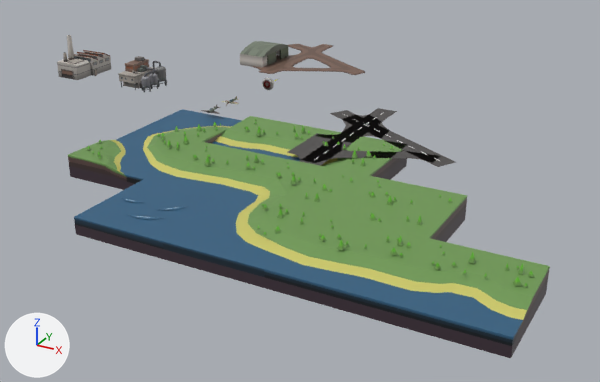
Renders of the glTF model assets/meshes.glb from each side of a commit.
Both versions are drawn from a 50 mm camera at (44.4, -63.7, 25.2) aimed at (9.5, -0.3, -6.5). Every picture has the same lights, and +X, +Y and +Z are marked at lower left. Where no turn or scale is listed for an object, it has been applied to the vertices. Vertices at the same position are counted once.

Names of what the first picture shows: 'Plane', 'Plane.001', 'ct-gwwg-1.001', 'ct-gwwg-1.002', 'fighter-plane-2', 't-gggg-1.001', 't-ggwg-1', 't-ggwg-1.001', 't-gwgw-1', 't-gwwg-1', 't-gwwg-1.001', 't-gwww-1', 't-gwww-2', 't-wwww-1'.
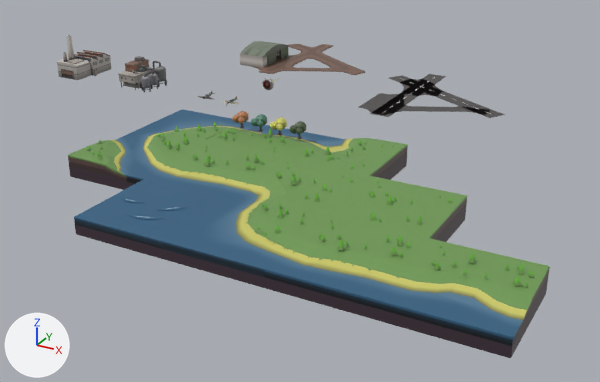
The edits, one by one:
me_t_gwwg_1 is used by ob_t_gwwg_1; location (8.0, -12.0, 0.0).
me_t_gwwg_1 had 173 vertices, 258 faces and spanned x -4.0..4.0, y -4.0..4.0, z -2.0..0.75.
me_t_gwwg_1 now has 215 vertices, 272 faces and spans x -4.14..4.18, y -4.0..4.0, z -2.0..0.75.
me_t_gwwg_1 part 1: 3 vertices moved from x -0.64..0.0, y -2.15..-0.42, z -0.6..0.01 to x -0.64..0.0, y -2.2..-0.44, z -0.6..0.01; 36 vertices added at x -4.14..2.25, y -1.68..-0.88, z -0.41..-0.31.
me_t_gwwg_1 part 2: 24 kept faces spanning x -4.0..4.0, y -2.34..4.0, z -0.6..0.0 get new texture (UV) coordinates.
me_t_gwwg_1_003 is used by ob_ct_gwwg_1_002; location (32.0, -20.0, 0.0).
me_t_gwwg_1_003 had 188 vertices, 288 faces and spanned x -4.0..4.0, y -4.0..4.0, z -2.0..0.75.
me_t_gwwg_1_003 now has 186 vertices, 284 faces and spans x -4.0..4.0, y -4.0..4.0, z -2.0..0.75.
Part 3, on me_t_gwwg_1_003:
3 vertices are removed from x -2.07..2.5, y -2.7..-1.3, z -0.6.
15 faces are deleted.
1 vertex is added at (0.15, -2.16, -0.6).
11 new faces join them.
Mesh me_leaftree_2_001 is new.
It has 290 vertices, 290 faces and spans x -0.84..0.56, y -0.65..0.74, z -0.08..1.42.
It uses material mat_material (picture img_palette).
Mesh me_leaftree_3 is new.
It has 290 vertices, 290 faces and spans x -0.84..0.56, y -0.65..0.74, z -0.08..1.42.
It uses material mat_material (picture img_palette).
Mesh me_leaftree_2 is new.
It has 290 vertices, 290 faces and spans x -0.84..0.56, y -0.65..0.74, z -0.08..1.42.
It uses material mat_material (picture img_palette).
Mesh me_leaftree_1 is new.
It has 290 vertices, 290 faces and spans x -0.84..0.56, y -0.65..0.74, z -0.08..1.42.
It uses material mat_material (picture img_palette).
Object 'Plane' (ob_plane) moves from (14.0, 1.0, 0.0) to (14.0, 15.0, 0.0).
Object 'Plane.001' (ob_plane_001) moves from (14.0, 1.0, 0.0) to (14.0, 15.0, 0.0).
Object 'fighter-plane-2' (ob_fighter_plane_2) moves from (0.0, 0.0, 0.0) to (-3.0, 3.0, 0.0).
Object 't-ggwg-1.001' (ob_t_ggwg_1_001) turns from (0, 0, 0) to (0, 0, -90) degrees about x, y and z.
Object 't-gwwg-1.001' (ob_t_gwwg_1_001) turns from (0, 0, 0) to (0, 0, -180) degrees about x, y and z.
Object 'leaftree-1.003' (ob_leaftree_1_003) is new; it shows me_leaftree_2_001.
Its location is (5.0, -3.0, 0.0).
Object 'leaftree-1.002' (ob_leaftree_1_002) is new; it shows me_leaftree_3.
Its location is (7.0, -3.0, 0.0).
Object 'leaftree-1.001' (ob_leaftree_1_001) is new; it shows me_leaftree_2.
Its location is (9.0, -3.0, 0.0).
Object 'leaftree-1' (ob_leaftree_1) is new; it shows me_leaftree_1.
Its location is (11.0, -3.0, 0.0).

Changed parts and their boxes [x1, y1, x2, y2] in the pictures (600 x 382 px; the box of a moved part takes in the faces that stretch with it):
't-ggwg-1.001', turned
    before: [290, 130, 407, 180]
    after: [281, 136, 408, 180]
'Plane', moved
    before: [300, 108, 456, 167]
    after: [370, 74, 505, 118]
't-gwwg-1.001', turned
    before: [211, 116, 325, 159]
    after: [202, 122, 324, 158]
'Plane.001', moved
    before: [287, 115, 438, 163]
    after: [358, 79, 489, 115]
'leaftree-1', added
    after: [290, 121, 306, 139]
'leaftree-1.001', added
    after: [270, 117, 287, 136]
'leaftree-1.002', added
    after: [251, 114, 267, 132]
'leaftree-1.003', added
    after: [232, 111, 249, 128]
'fighter-plane-2', moved
    before: [201, 105, 221, 114]
    after: [197, 91, 216, 100]
part 1 of me_t_gwwg_1, built on
    before: [165, 158, 377, 284]
    after: [164, 158, 377, 284]
part 2 of me_t_gwwg_1, surface changed
    both: [160, 142, 398, 286]
part 3 of me_t_gwwg_1_003, moved or reshaped
    both: [381, 291, 513, 337]
